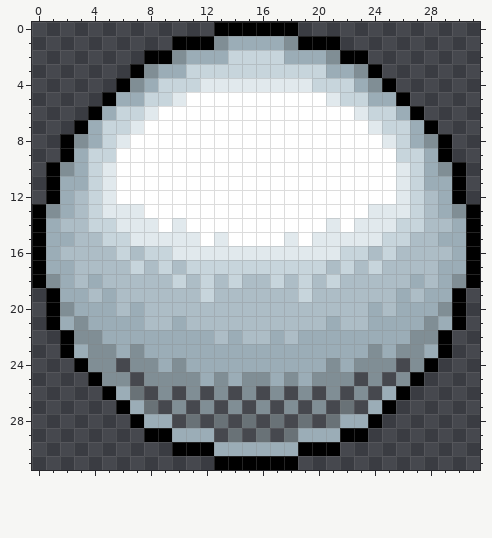
Pixel-art file -- art/characters/ball_trail.aseprite. Above: the version before the commit.
32x32 pixels, 1 frame.
After:
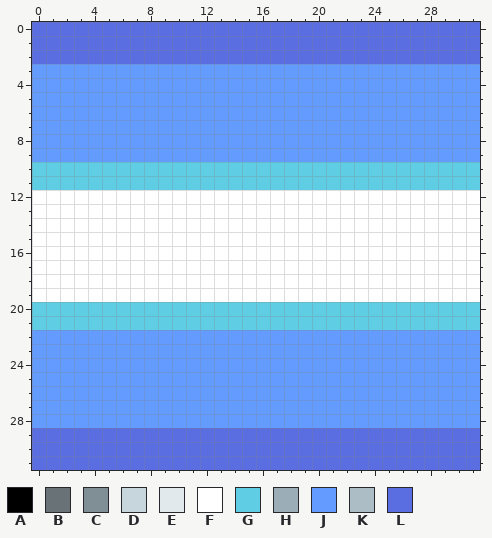
Palette (. is transparent): A #000000  B #697277  C #808e95  D #c7d5dc  E #e1e9ed  F #ffffff  G #5fcde4  H #9badb7  J #639bff  K #adbdc6  L #5b6ee1
Commit message: trail now blue
Difference:
@@ x 0..31 @@
- 0 .............AAAAAA.............
- 1 ..........AAACHHHHCAAA..........
- 2 ........AACHHHDDDDHHHCAA........
- 3 .......ACHHDDDDDDDDDDHHCA.......
- 4 ......ACHDDDEEEEEEEEDDDHCA......
- 5 .....AHHDDEFFFFFFFFFFEDDHHA.....
- 6 ....AHDDEFFFFFFFFFFFFFFEDDHA....
- 7 ...AHDDEFFFFFFFFFFFFFFFFEDDHA...
- 8 ..ACHDEFFFFFFFFFFFFFFFFFFEDHCA..
- 9 ..AHDDFFFFFFFFFFFFFFFFFFFFDDHA..
-10 .ACHDEFFFFFFFFFFFFFFFFFFFFEDHCA.
-11 .AHHDEFFFFFFFFFFFFFFFFFFFFEDHHA.
-12 .AHKDEFFFFFFFFFFFFFFFFFFFFEDKHA.
-13 ACHKDEEEFFFFFFFFFFFFFFFFEEEDKHCA
-14 AHKKDDEEEFEFFFFFFFFFFEFEEEDDKKHA
-15 AHHKKDDEEEEEFEFFFFEFEEEEEDDKKHHA
-16 AHKKKKDKDDEEEEEEEEEEEEDDKDKKKKHA
-17 AHHKKKKDKDKDDDDDDDDDDKDKDKKKKHHA
-18 ACHKHKKKKKDKDKDKKDKDKDKKKKKHKHCA
-19 .AHHKHKKKKKKDKKKKKKDKKKKKKHKHHA.
-20 .ACHHHKHKKKKKKKKKKKKKKKKHKHHHCA.
-21 .AHCHHHHKKHKKKKKKKKKKHKKHHHHCHA.
-22 ..ACCHHHHHHHHKHKKHKHHHHHHHHCCA..
-23 ..AHCCHCHHHHHHHHHHHHHHHHCHCCHA..
-24 ...ACC.CCHCHHHHHHHHHHCHCCC.CA...
-25 ....ACC.CCCCHCHCCHCHCCC.C.CA....
-26 .....AHB.C.C.C.C.C.C.C.C.HA.....
-27 ......AHB.C.C.C.C.C.C.B.HA......
-28 .......AHH.B.B.B.B.B.BHHA.......
-29 ........AAHHH.B.B.BHHHAA........
-30 ..........AAAHHHHHHAAA..........
-31 .............AAAAAA.............
+ 0 LLLLLLLLLLLLLLLLLLLLLLLLLLLLLLLL
+ 1 LLLLLLLLLLLLLLLLLLLLLLLLLLLLLLLL
+ 2 LLLLLLLLLLLLLLLLLLLLLLLLLLLLLLLL
+ 3 JJJJJJJJJJJJJJJJJJJJJJJJJJJJJJJJ
+ 4 JJJJJJJJJJJJJJJJJJJJJJJJJJJJJJJJ
+ 5 JJJJJJJJJJJJJJJJJJJJJJJJJJJJJJJJ
+ 6 JJJJJJJJJJJJJJJJJJJJJJJJJJJJJJJJ
+ 7 JJJJJJJJJJJJJJJJJJJJJJJJJJJJJJJJ
+ 8 JJJJJJJJJJJJJJJJJJJJJJJJJJJJJJJJ
+ 9 JJJJJJJJJJJJJJJJJJJJJJJJJJJJJJJJ
+10 GGGGGGGGGGGGGGGGGGGGGGGGGGGGGGGG
+11 GGGGGGGGGGGGGGGGGGGGGGGGGGGGGGGG
+12 FFFFFFFFFFFFFFFFFFFFFFFFFFFFFFFF
+13 FFFFFFFFFFFFFFFFFFFFFFFFFFFFFFFF
+14 FFFFFFFFFFFFFFFFFFFFFFFFFFFFFFFF
+15 FFFFFFFFFFFFFFFFFFFFFFFFFFFFFFFF
+16 FFFFFFFFFFFFFFFFFFFFFFFFFFFFFFFF
+17 FFFFFFFFFFFFFFFFFFFFFFFFFFFFFFFF
+18 FFFFFFFFFFFFFFFFFFFFFFFFFFFFFFFF
+19 FFFFFFFFFFFFFFFFFFFFFFFFFFFFFFFF
+20 GGGGGGGGGGGGGGGGGGGGGGGGGGGGGGGG
+21 GGGGGGGGGGGGGGGGGGGGGGGGGGGGGGGG
+22 JJJJJJJJJJJJJJJJJJJJJJJJJJJJJJJJ
+23 JJJJJJJJJJJJJJJJJJJJJJJJJJJJJJJJ
+24 JJJJJJJJJJJJJJJJJJJJJJJJJJJJJJJJ
+25 JJJJJJJJJJJJJJJJJJJJJJJJJJJJJJJJ
+26 JJJJJJJJJJJJJJJJJJJJJJJJJJJJJJJJ
+27 JJJJJJJJJJJJJJJJJJJJJJJJJJJJJJJJ
+28 JJJJJJJJJJJJJJJJJJJJJJJJJJJJJJJJ
+29 LLLLLLLLLLLLLLLLLLLLLLLLLLLLLLLL
+30 LLLLLLLLLLLLLLLLLLLLLLLLLLLLLLLL
+31 LLLLLLLLLLLLLLLLLLLLLLLLLLLLLLLL
Pixel boxes of the changes (left, top, right, bottom) in both pictures:
changed: (32, 22, 480, 470)
